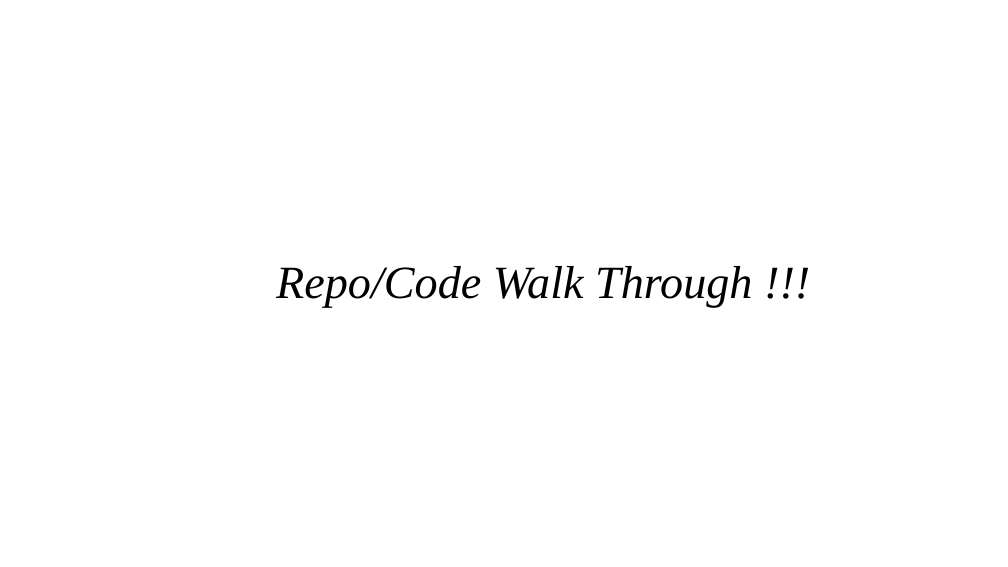
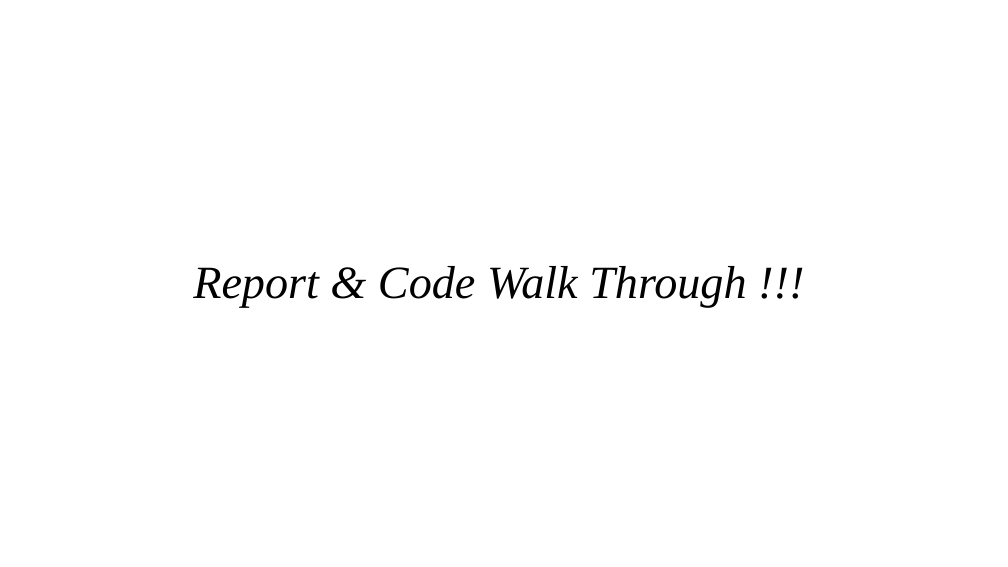
Before and after one commit to adisarip/FBAD, a slide deck: slide 21 of Project/AT/docs/Adaptive_Threshold_Presentation.pptx (slide 22 before the commit). Drawn at 1008x567 pixels with LibreOffice and Linux fonts; fonts in the diff are those of the drawing. Boxes give left, top, right and bottom in pixels: in the first picture for what was removed or moved away, otherwise in the second. Text is boxed around its words. In the diff, an @@ line names an element or a change of style, - is before the commit and + after.

```diff
--- a/Project/AT/docs/Adaptive_Threshold_Presentation.pptx
+++ b/Project/AT/docs/Adaptive_Threshold_Presentation.pptx
@@ title at (193,266,746,307): text changed @@
-Repo/Code Walk Through !!!
+Report & Code Walk Through !!!
```
Also in this commit, not shown: 1 other slide changed, 1 slide removed, 1 other file.
